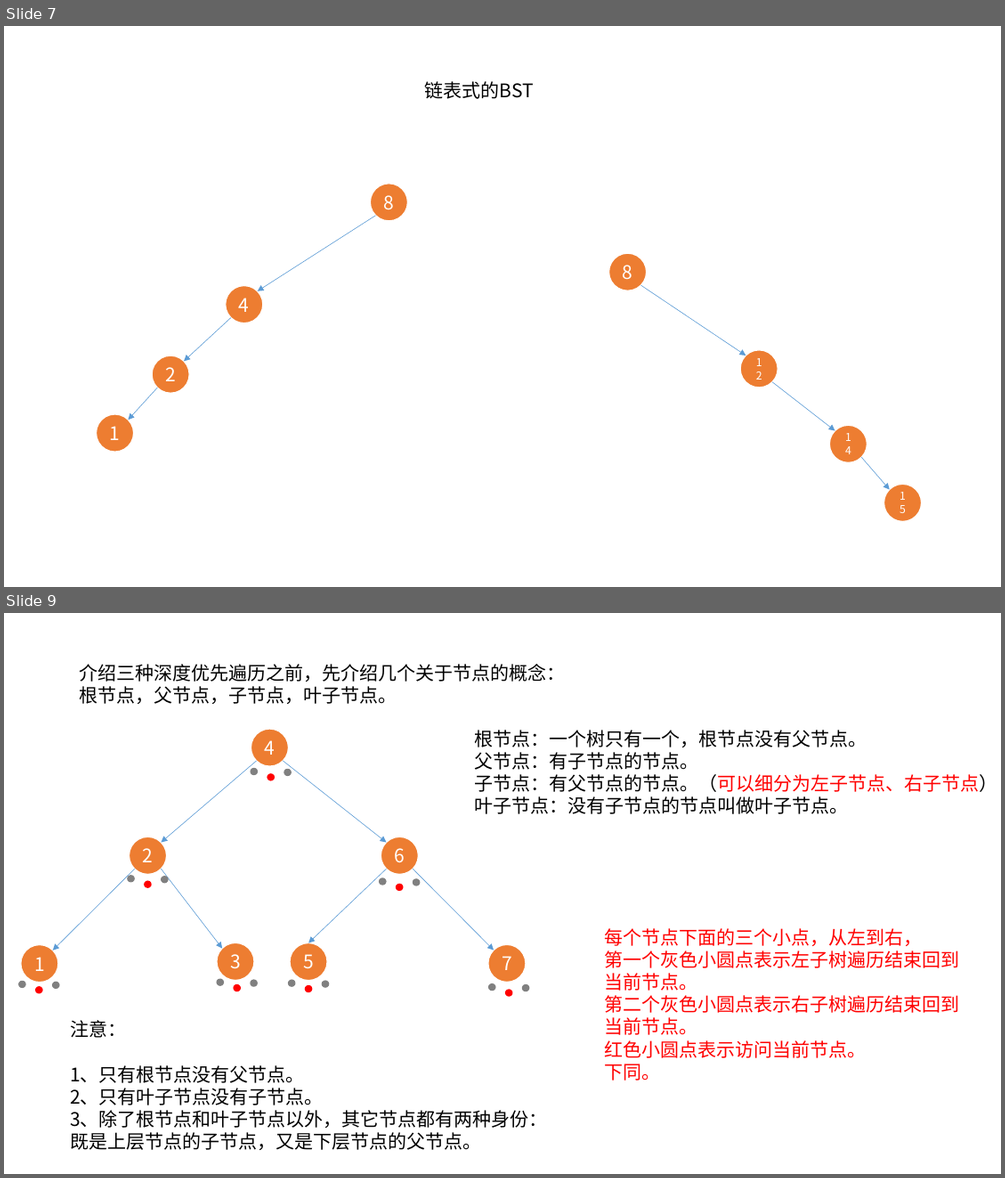
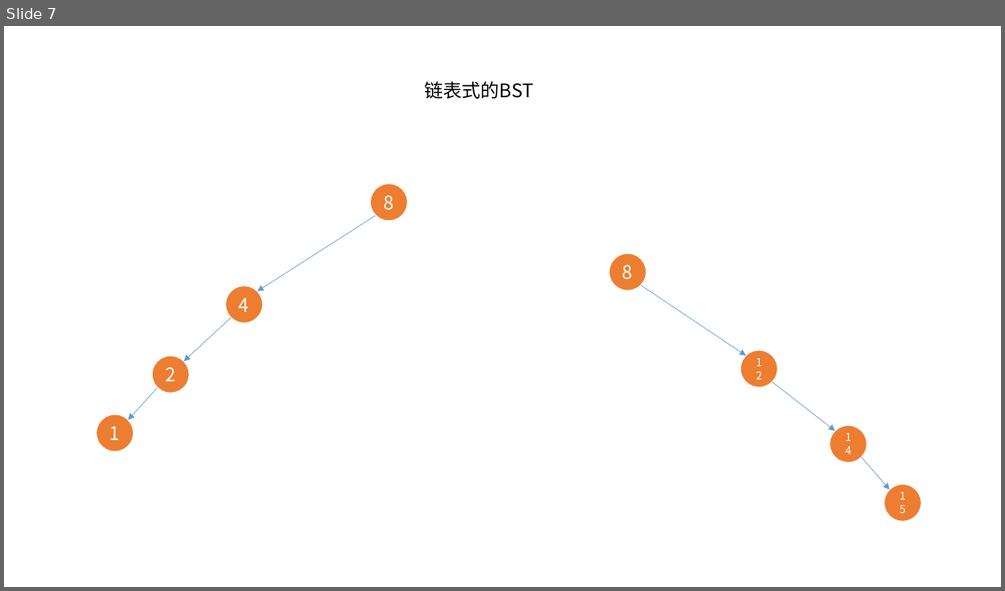
Before and after one commit to xiangming-fang/datastructure_arithmetic, a slide deck: ppt/bst.pptx. Shown one above the other, each under a label of ours: slides 7 and 9 before the commit, slide 7 after it; the slides between them are not shown. The pictures are 1005x1178 and 1005x591 pixels, drawn with LibreOffice and Linux fonts; fonts in the diff are those of the drawing. Boxes give left, top, right and bottom in pixels: in the first picture for what was removed or moved away, otherwise in the second. Text is boxed around its words. In the diff, an @@ line names an element or a change of style, - is before the commit and + after.

```diff
--- a/ppt/bst.pptx
+++ b/ppt/bst.pptx
@@ slide 9 removed at (4,613,1001,1174), background #FFFFFF @@
@@ text removed at (79,664,565,704) @@
-介绍三种深度优先遍历之前，先介绍几个关于节点的概念：
-根节点，父节点，子节点，叶子节点。
@@ text removed at (474,730,997,814) @@
-根节点：一个树只有一个，根节点没有父节点。
-父节点：有子节点的节点。
-子节点：有父节点的节点。（可以细分为左子节点、右子节点）
-叶子节点：没有子节点的节点叫做叶子节点。
@@ group removed at (18,729,530,997): 28 ellipses, 6 arrows @@
-4
-6
-7
-5
-3
-1
-2
@@ text removed at (604,928,959,1080) @@
-每个节点下面的三个小点，从左到右，
-第一个灰色小圆点表示左子树遍历结束回到
-当前节点。
-第二个灰色小圆点表示右子树遍历结束回到
-当前节点。
-红色小圆点表示访问当前节点。
-下同。
@@ text removed at (70,1020,548,1150) @@
-注意：
-1、只有根节点没有父节点。
-2、只有叶子节点没有子节点。
-3、除了根节点和叶子节点以外，其它节点都有两种身份：
-既是上层节点的子节点，又是下层节点的父节点。
```
Also in this commit, not shown: 8 other slides removed, 3 other files.
